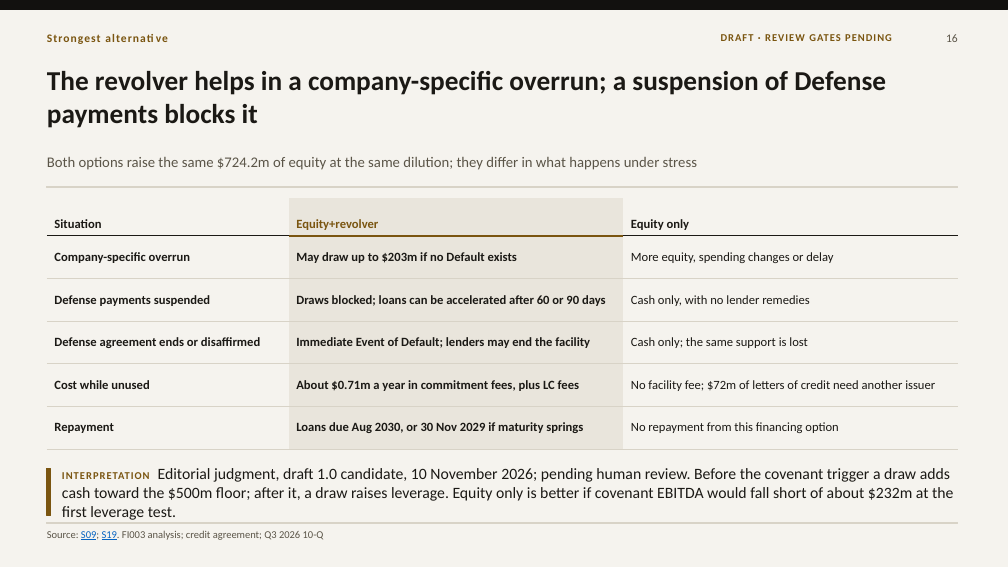
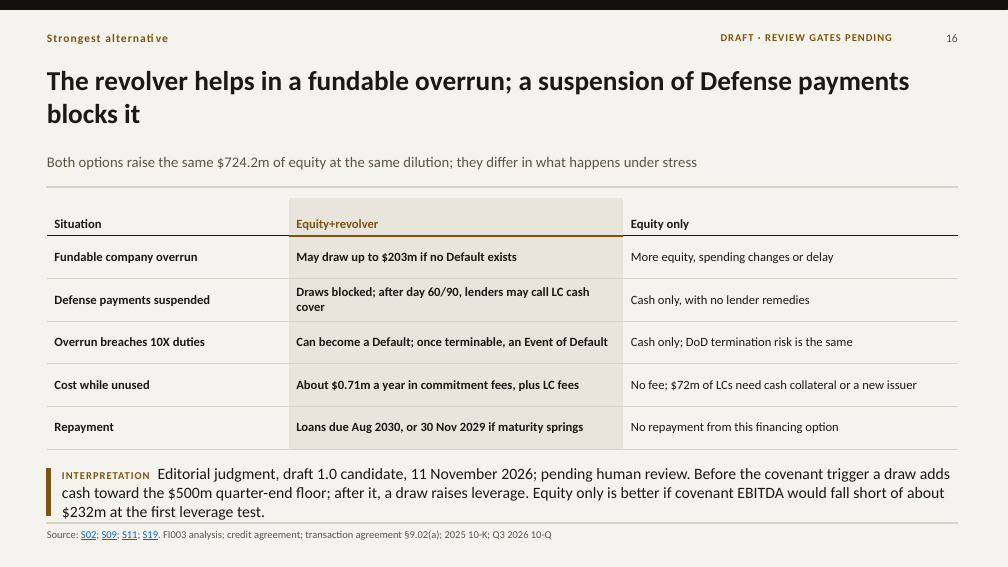
Before and after one commit to VSSpowerlifting/strategic-materials-policy-tracker, a slide deck: slide 16 of research/fi003/outputs/presentation-draft-v100/fi003-mp-materials-10x-financing-draft-1.0.pptx. Drawn at 1008x567 pixels with LibreOffice and Linux fonts; fonts in the diff are those of the drawing. Boxes give left, top, right and bottom in pixels: in the first picture for what was removed or moved away, otherwise in the second. Text is boxed around its words. In the diff, an @@ line names an element or a change of style, - is before the commit and + after.

```diff
--- a/research/fi003/outputs/presentation-draft-v100/fi003-mp-materials-10x-financing-draft-1.0.pptx
+++ b/research/fi003/outputs/presentation-draft-v100/fi003-mp-materials-10x-financing-draft-1.0.pptx
@@ text at <box>47,71,909,123</box>: text changed @@
-The revolver helps in a company-specific overrun; a suspension of Defense payments blocks it
+The revolver helps in a fundable overrun; a suspension of Defense payments blocks it
@@ table at <box>47,198,957,437</box> @@
-row 2, column 1: Company-specific overrun
+row 2, column 1: Fundable company overrun
-row 3, column 2: Draws blocked; loans can be accelerated after 60 or 90 days
+row 3, column 2: Draws blocked; after day 60/90, lenders may call LC cash cover
-row 4: Defense agreement ends or disaffirmed | Immediate Event of Default; lenders may end the facility | Cash only; the same support is lost
+row 4: Overrun breaches 10X duties | Can become a Default; once terminable, an Event of Default | Cash only; DoD termination risk is the same
-row 5, column 3: No facility fee; $72m of letters of credit need another issuer
+row 5, column 3: No fee; $72m of LCs need cash collateral or a new issuer
@@ text at <box>62,468,950,520</box>: text changed @@
-INTERPRETATION Editorial judgment, draft 1.0 candidate, 10 November 2026; pending human review. Before the covenant trigger a draw adds cash toward the $500m floor; after it, a draw raises leverage. Equity only is better if covenant EBITDA would fall short of about $232m at the first leverage test.
+INTERPRETATION Editorial judgment, draft 1.0 candidate, 11 November 2026; pending human review. Before the covenant trigger a draw adds cash toward the $500m quarter-end floor; after it, a draw raises leverage. Equity only is better if covenant EBITDA would fall short of about $232m at the first leverage test.
@@ text at <box>47,530,552,540</box>: text changed @@
-Source: S09; S19. FI003 analysis; credit agreement; Q3 2026 10-Q
+Source: S02; S09; S11; S19. FI003 analysis; credit agreement; transaction agreement §9.02(a); 2025 10-K; Q3 2026 10-Q
```
Also in this commit, not shown: 13 other slides changed, 16 other files.
